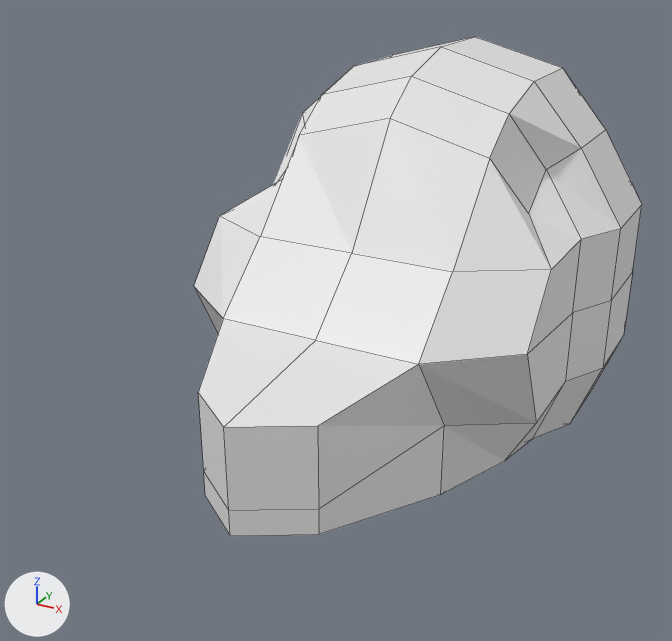
An edit to the Blender file blender/parts_head_b11_rabbit.blend, drawn before and after from the same camera.
Both versions are drawn from a 50 mm lens placed at (23.1, -55.4, 22.2), pointed at (-3.4, -7.3, -1.8). Every picture has the same lights, and +X, +Y and +Z are marked at lower left. Mesh edges are drawn as thin lines.

Names of what the first picture shows: '立方体'.
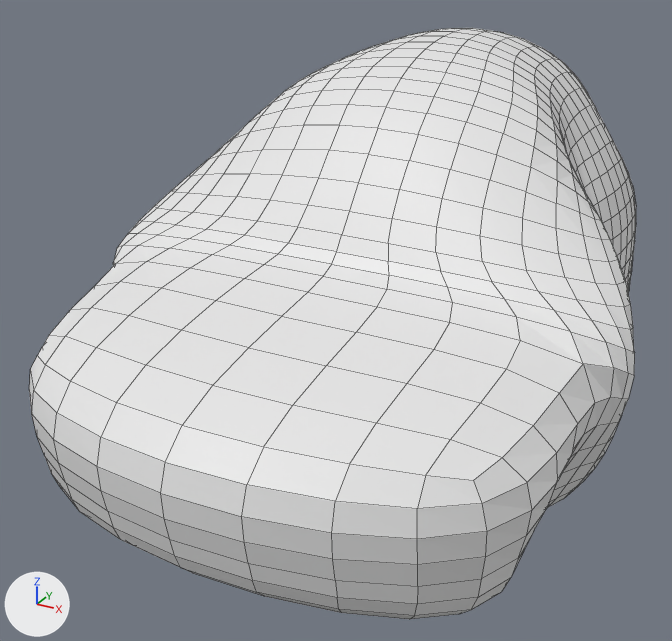
What differs and where, as boxes [x1, y1, x2, y2] in the pictures (672 x 641 px; the box of a moved part takes in the faces that stretch with it):
'立方体', reshaped, rescaled, modifiers changed (35% wider, 18% taller): before [194, 37, 642, 536]; after [29, 28, 636, 619]
part 1 of me_立方体, moved or reshaped: before [194, 47, 581, 536]; after [29, 36, 635, 619]

The change, as a diff of the scene's bpy script:
```diff
--- a/blender/parts_head_b11_rabbit.blend.py
+++ b/blender/parts_head_b11_rabbit.blend.py
@@ me_立方体 @@
 # used by ob_立方体; location = (0.0, 0.0, 0.0); scale = (12.2, 11.7, 9.4)
-me_立方体.from_pydata(...)  # 106 vertices, 104 faces; spans x -1.0..1.0, y -2.09..1.66, z -1.16..1.55
+me_立方体.from_pydata(...)  # 106 vertices, 104 faces; spans x -1.48..1.46, y -2.32..1.66, z -1.16..1.55
+# me_立方体 part 1: 34 of 106 vertices moved; they spanned x -0.87..0.87, y -2.09..-0.36, z -1.16..1.25 and now span x -1.48..1.46, y -2.32..-0.36, z -1.16..1.25; mean shift (0.0, 0.03, 0.05); largest move (0.32, -1.9, 0.0) -> (1.39, -1.97, 0.21)
@@ ob_立方体 @@
 ob_立方体.location = (0.0, 0.0, 0.0)
-ob_立方体.scale = (12.2, 11.7, 9.4)
+ob_立方体.scale = (12.2, 13.8, 10.3)
+_m = ob_立方体.modifiers.new('細分化', 'SUBSURF')
+_m.render_levels = 3
```
